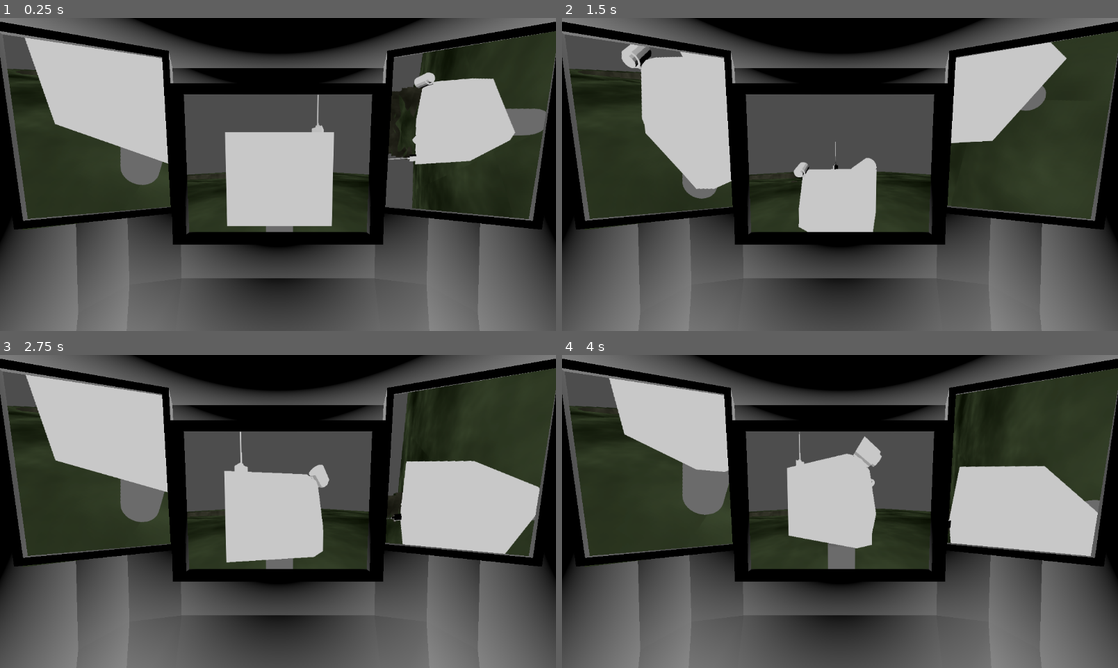
Above: before the commit, frames 1-4 (two rows, left to right).
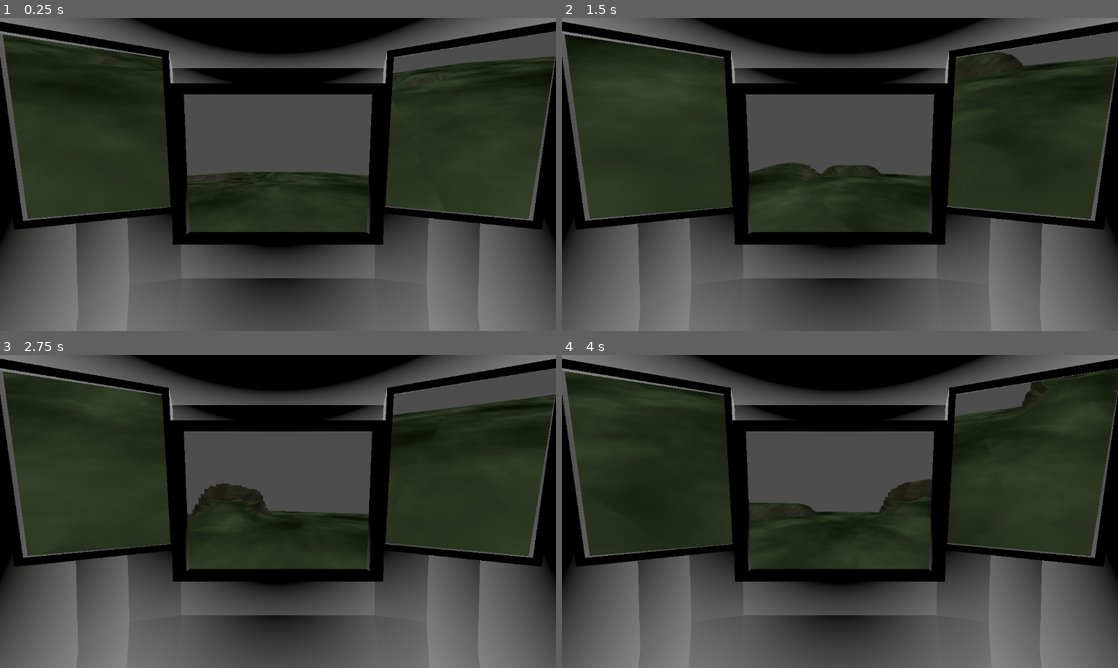
Above: after the commit, the same moments.

Repository: SnekOfSpice/moon-mecha
Game: Godot game, scene res://game/terrain.tscn
The game is run twice, just before and just after one commit, with the same random seed, the same clock (stepped at 60 frames per second) and the same inputs.
Inputs (mouse positions are in pixels of both pictures, inside the frame that each line leads up to):
- Up to frame 1 (0.25 s): no input
- Up to frame 2 (1.5 s): tap Enter (ui_accept) at 0.5, 0.77 s; move the mouse to (962, 158) at 0.52 s; hold D (turn_right) 0.53-1.25 s; hold Alt 0.53-1.25 s; click (962, 158) at 0.67 s; drag from (728, 190) to (812, 237) at 1.27 s
- Up to frame 3 (2.75 s): tap Enter (ui_accept) at 2 s; move the mouse to (333, 442) at 2.02 s; hold D (turn_right) from 2.03 s (still down); hold Shift from 2.03 s (still down)
- Up to frame 4 (4 s): release D (turn_right) at 2.75 s; release Shift at 2.75 s; drag from (812, 574) to (673, 464) at 2.77 s; tap Enter (ui_accept) at 3.5, 3.77 s; move the mouse to (1006, 558) at 3.52 s; hold A (turn_left) from 3.53 s (still down); hold Ctrl from 3.53 s (still down)

The runs differ from the first frame. In frame 1, 22% of the frame differs, in the area x 0-100%, y 4-69%; in frame 2, 17%; in frame 3, 23%; in frame 4, 20%.

Commit message:
fix cameras trough remote transforms

Diff:
--- a/game/player/camera_sprite.gd
+++ b/game/player/camera_sprite.gd
@@ -3,16 +3,17 @@
 
 
 @export var camera : Camera3D
-@export var marker : Marker3D
-var start_offset : Vector3
+#@export var marker : Marker3D
+#var start_offset : Vector3
 
-func _ready() -> void:
-	marker.reparent(self)
-	if camera:
-		start_offset = global_position - camera.global_position
+#func _ready() -> void:
+	#marker.reparent(self)
+	#if camera:
+		#start_offset = global_position - camera.global_position
 
 
 func _process(delta: float) -> void:
 	if camera:
-		camera.global_position = global_position + start_offset
-		camera.look_at(marker.global_position)
+		texture = camera.get_viewport().get_texture()
+		#camera.global_position = global_position + start_offset
+		#camera.look_at(marker.global_position)
--- a/game/player/player.gd
+++ b/game/player/player.gd
@@ -4,7 +4,7 @@
 const SPEED = 5.0
 const JUMP_VELOCITY = 4.5
 
-const TURN_SPEED := 0.5
+const TURN_SPEED := 0.05
 
 func _physics_process(delta: float) -> void:
 	# Add the gravity.
@@ -36,4 +36,4 @@
 var turn_dir : float
 
 func _unhandled_input(event: InputEvent) -> void:
-	turn_dir = Input.get_axis("turn_left", "turn_right")
+	turn_dir = -Input.get_axis("turn_left", "turn_right")
--- a/game/player/player.tscn
+++ b/game/player/player.tscn
@@ -2,7 +2,6 @@
 
 [ext_resource type="Script" uid="uid://c1cvqp41acc54" path="res://game/player/player.gd" id="1_obar5"]
 [ext_resource type="PackedScene" uid="uid://dejy7s1dy6p32" path="res://game/player/cockpit.tscn" id="2_b2mth"]
-[ext_resource type="Script" uid="uid://codtte2rmpiro" path="res://game/player/camera_sprite.gd" id="3_8soms"]
 
 [sub_resource type="CapsuleShape3D" id="CapsuleShape3D_b2mth"]
 
@@ -16,8 +15,6 @@
 
 [sub_resource type="ViewportTexture" id="ViewportTexture_5fytw"]
 viewport_path = NodePath("Sprite3D3/SubViewport")
-
-[sub_resource type="CameraTexture" id="CameraTexture_a4w0n"]
 
 [node name="Player" type="CharacterBody3D" unique_id=835839210]
 script = ExtResource("1_obar5")
@@ -42,22 +39,20 @@
 [node name="cockpit" parent="." unique_id=1437615667 instance=ExtResource("2_b2mth")]
 transform = Transform3D(-1, 0, -8.742278e-08, 0, 1, 0, 8.742278e-08, 0, -1, 0, 2.2503095, 0)
 
-[node name="Sprite3D" type="Sprite3D" parent="." unique_id=1058669368 node_paths=PackedStringArray("camera", "marker")]
+[node name="RemoteTransform3D" type="RemoteTransform3D" parent="." unique_id=1394268414]
+transform = Transform3D(0.25334558, -0.8791271, -0.40367267, 0.83232325, -0.014570371, 0.5540991, -0.4930051, -0.4763647, 0.72802657, -0.8164176, 3.791073, -1.0794127)
+remote_path = NodePath("../Sprite3D/SubViewport/Camera3D")
+
+[node name="Sprite3D" type="Sprite3D" parent="." unique_id=1058669368]
 transform = Transform3D(-0.0030754334, -0.12789989, -0.05685208, 0.13582821, 0.010997906, -0.032089617, 0.03378223, -0.0558629, 0.12384707, 0.6947855, 3.558371, -0.31750715)
 texture = SubResource("ViewportTexture_8soms")
-script = ExtResource("3_8soms")
-camera = NodePath("SubViewport/Camera3D")
-marker = NodePath("SubViewport/Camera3D/Marker3D")
 
 [node name="SubViewport" type="SubViewport" parent="Sprite3D" unique_id=329843398]
 size = Vector2i(480, 360)
 
 [node name="Camera3D" type="Camera3D" parent="Sprite3D/SubViewport" unique_id=839239164]
-transform = Transform3D(0.25334558, -0.8791271, -0.40367267, 0.83232325, -0.014570371, 0.554099, -0.4930051, -0.4763647, 0.7280265, -0.8164176, 3.791073, -1.0794127)
+transform = Transform3D(0.25334558, -0.8791271, -0.40367267, 0.83232325, -0.014570371, 0.5540991, -0.4930051, -0.4763647, 0.72802657, -0.8164176, 3.791073, -1.0794127)
 fov = 60.0
-
-[node name="Marker3D" type="Marker3D" parent="Sprite3D/SubViewport/Camera3D" unique_id=1109610281]
-transform = Transform3D(1, 0, 0, 0, 1, 0, 0, 0, 1, 0, 0, -1)
 
 [node name="Sprite3D2" type="Sprite3D" parent="." unique_id=255033598]
 transform = Transform3D(0.0035462198, 0.13011868, 0.051541593, -0.13634104, 0.01485285, -0.02811596, -0.031599626, -0.04948231, 0.12709424, -0.7050621, 3.558371, -0.3160514)
@@ -67,28 +62,24 @@
 size = Vector2i(480, 360)
 
 [node name="Camera3D" type="Camera3D" parent="Sprite3D2/SubViewport" unique_id=166692974]
-transform = Transform3D(0.33303314, 0.7555138, 0.56417006, -0.8600358, -0.0019010236, 0.5102303, 0.38655853, -0.65513, 0.64913577, 0.8042955, 3.791, -1.1443676)
-fov = 60.0
+transform = Transform3D(0.3330331, 0.7555137, 0.56417, -0.86003566, -0.0019010231, 0.51023024, 0.38655847, -0.6551299, 0.64913577, 0.80429524, 3.791, -1.1443675)
+fov = 37.849285
 
-[node name="Marker3D" type="Marker3D" parent="Sprite3D2/SubViewport/Camera3D" unique_id=26550127]
-transform = Transform3D(1, 0, 0, 0, 1, 0, 0, 0, 1, 0, 0, -1)
+[node name="RemoteTransform3D" type="RemoteTransform3D" parent="Sprite3D2" unique_id=1762200767]
+transform = Transform3D(5.419596, 1.2061378, -4.4937334, 0.5832672, 6.668149, 2.4932003, 4.6160793, -2.2586472, 4.960923, -0.009685516, 12.287657, -1.7357244)
+remote_path = NodePath("../SubViewport/Camera3D")
 
 [node name="Sprite3D3" type="Sprite3D" parent="." unique_id=561845568]
 transform = Transform3D(0.17, 2.015057e-10, -4.3167615e-11, -2.060578e-10, 0.16670622, -0.03330212, 2.8577084e-12, 0.03330212, 0.16670622, 0.006070867, 3.4359035, -0.35468525)
 texture = SubResource("ViewportTexture_5fytw")
 
+[node name="RemoteTransform3D" type="RemoteTransform3D" parent="Sprite3D3" unique_id=1837522452]
+transform = Transform3D(5.8823524, -7.130028e-09, 9.886892e-11, 6.972512e-09, 5.768382, 1.1523226, -1.4937024e-09, -1.1523226, 5.768382, -0.035710983, 2.6521645, -3.2563539)
+remote_path = NodePath("../SubViewport/Camera3D")
+
 [node name="SubViewport" type="SubViewport" parent="Sprite3D3" unique_id=853368188]
 size = Vector2i(480, 360)
 
 [node name="Camera3D" type="Camera3D" parent="Sprite3D3/SubViewport" unique_id=1701990803]
-transform = Transform3D(1, 0, 0, 0, 1, 0, 0, 0, 1, 0, 3.9864795, -0.809217)
+transform = Transform3D(0.9999999, 1.4571677e-16, 0, 2.4286129e-17, 0.99999994, -1.4901161e-08, 0, 1.4901161e-08, 0.99999994, 4.656613e-10, 3.9864793, -0.809217)
 fov = 90.0
-
-[node name="Marker3D" type="Marker3D" parent="Sprite3D3/SubViewport/Camera3D" unique_id=550030688]
-transform = Transform3D(1, 0, 0, 0, 1, 0, 0, 0, 1, 0, 0, -1)
-
-[node name="Sprite3D4" type="Sprite3D" parent="." unique_id=122835300]
-transform = Transform3D(1, 0, 0, 0, 1, 0, 0, 0, 1, 0, 7.8439794, 0)
-texture = SubResource("CameraTexture_a4w0n")
-
-[node name="Camera3D" type="Camera3D" parent="Sprite3D4" unique_id=584624654]
